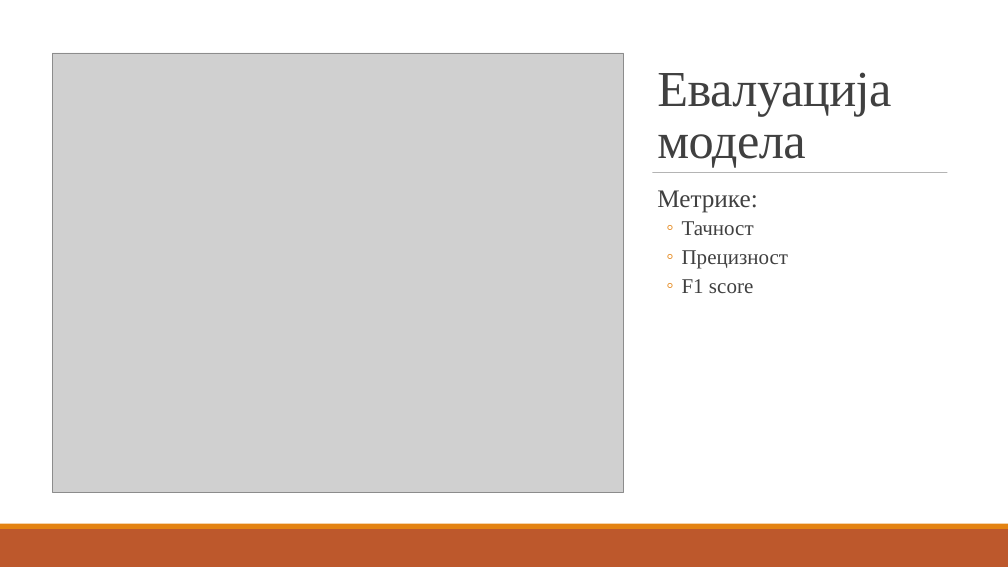
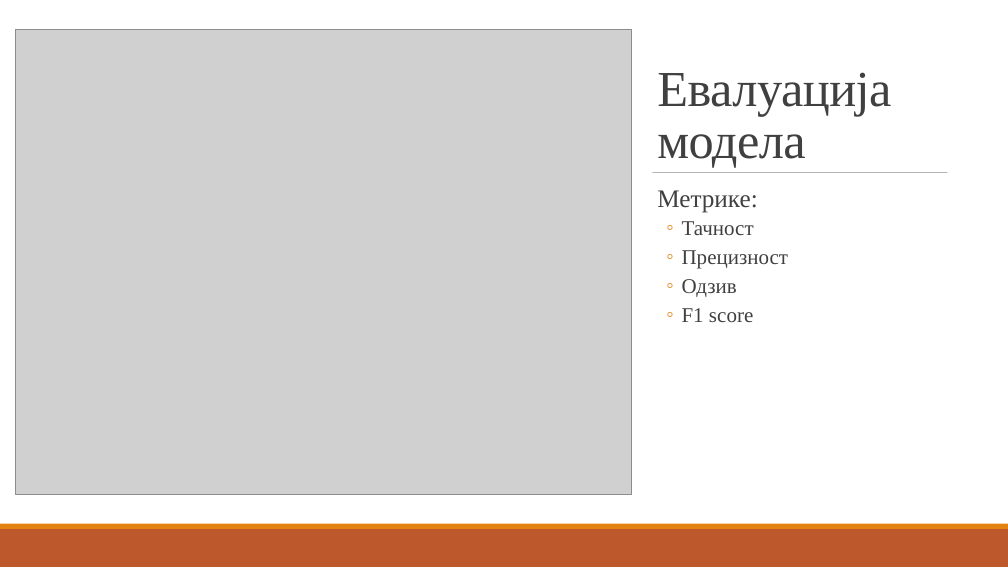
Before and after one commit to ChaosNik/Predicting-the-number-of-people-in-a-room, a slide deck: slide 11 of Presentation/Razvoj rješenja za predviđanje broja osoba u prostoriji.pptx. Drawn at 1008x567 pixels with LibreOffice and Linux fonts; fonts in the diff are those of the drawing; grey boxes stand for pictures. Boxes give left, top, right and bottom in pixels: in the first picture for what was removed or moved away, otherwise in the second. Text is boxed around its words. In the diff, an @@ line names an element or a change of style, - is before the commit and + after.

```diff
--- a/Presentation/Razvoj rješenja za predviđanje broja osoba u prostoriji.pptx
+++ b/Presentation/Razvoj rješenja za predviđanje broja osoba u prostoriji.pptx
@@ picture resized from (x1=52, y1=53, x2=624, y2=492) to (x1=16, y1=29, x2=631, y2=495) @@
@@ text at (x1=682, y1=279, x2=737, y2=297): paragraph added @@
+  ◦ Одзив
```
Also in this commit, not shown: 2 other slides changed, 2 other files.
